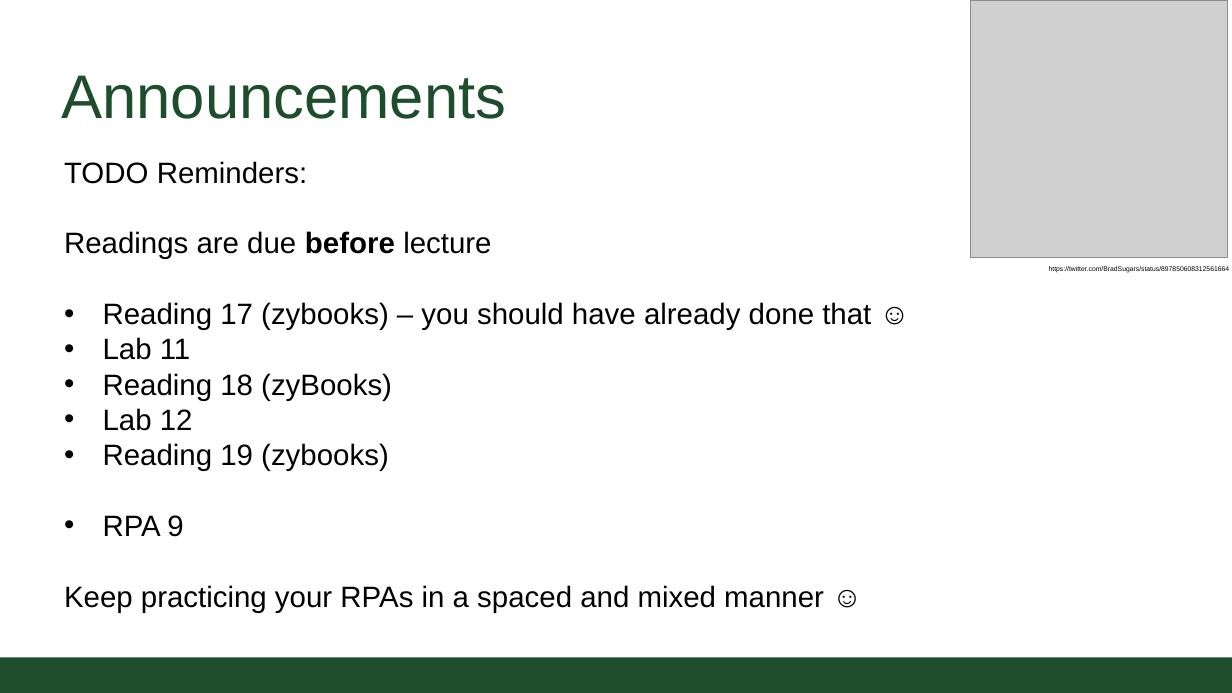
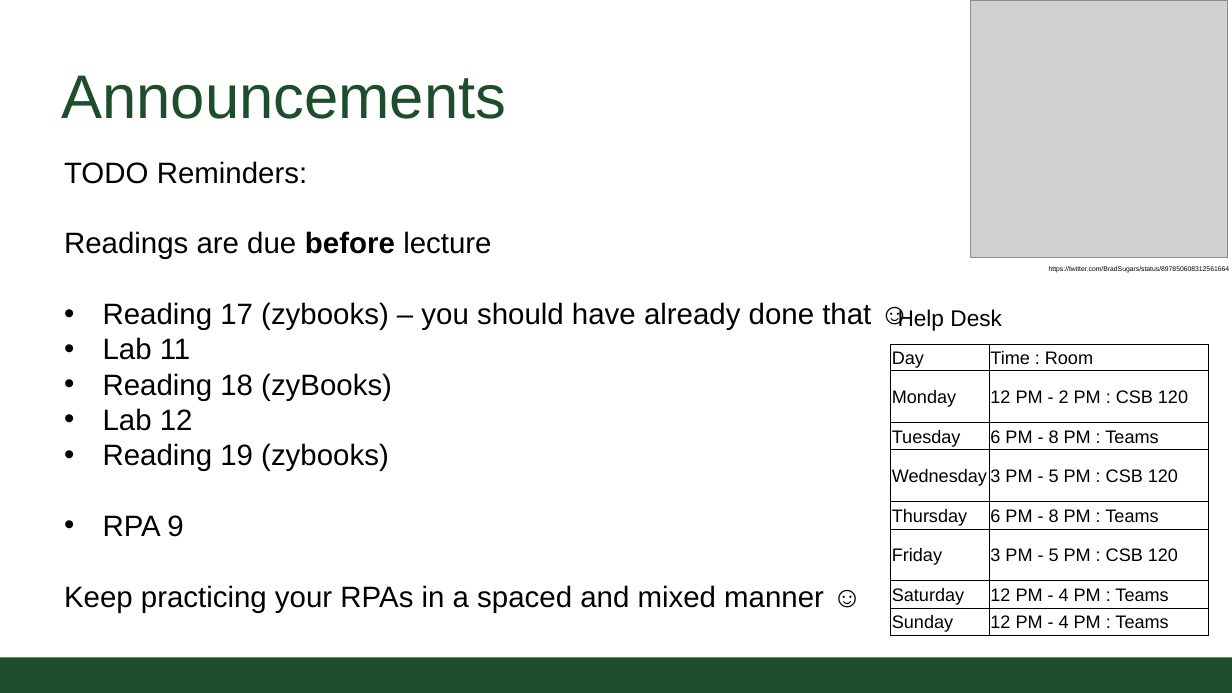
Before and after one commit to CSU-CompSci-CS163-4/Handouts, a slide deck: slide 2 of slides/On-Campus/09_01_OSandFileWriting.pptx. Drawn at 1232x693 pixels with LibreOffice and Linux fonts; fonts in the diff are those of the drawing; grey boxes stand for pictures; background and template pictures are left out. Boxes give left, top, right and bottom in pixels: in the first picture for what was removed or moved away, otherwise in the second. Text is boxed around its words. In the diff, an @@ line names an element or a change of style, - is before the commit and + after.

Commit message:
Fileoutput Lecture update

```diff
--- a/slides/On-Campus/09_01_OSandFileWriting.pptx
+++ b/slides/On-Campus/09_01_OSandFileWriting.pptx
@@ text added at <box>898,308,1002,331</box>, 20 pt, text #000000 @@
+Help Desk
@@ table added at <box>890,345,1209,636</box>, 8 rows, 2 columns @@
+Day | Time : Room
+Monday | 12 PM - 2 PM : CSB 120
+Tuesday | 6 PM - 8 PM : Teams
+Wednesday | 3 PM - 5 PM : CSB 120
+Thursday | 6 PM - 8 PM : Teams
+Friday | 3 PM - 5 PM : CSB 120
+Saturday | 12 PM - 4 PM : Teams
+Sunday | 12 PM - 4 PM : Teams
```
Also in this commit, not shown: 1 other file.
